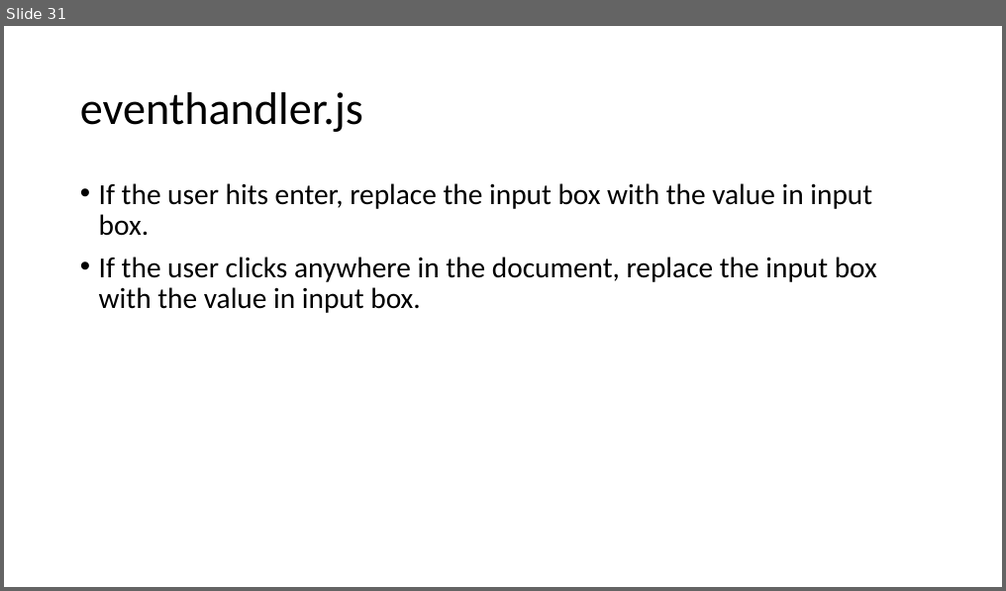
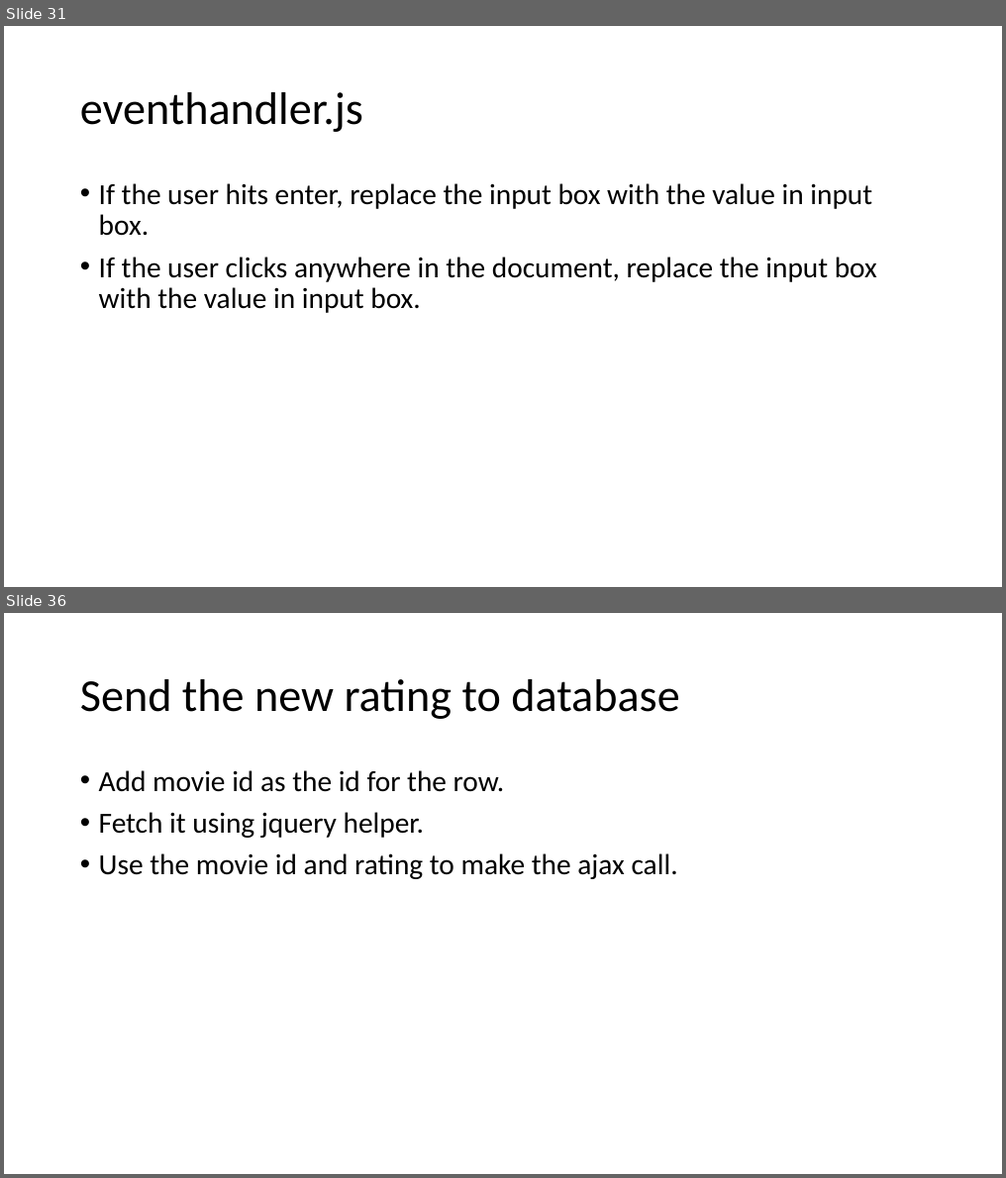
Before and after one commit to DivyaKampalli/movie-rating, a slide deck: Fullstack Tutorial.pptx. Shown one above the other, each under a label of ours: slide 31 before the commit, slides 31 and 36 after it; the slides between them are not shown. The pictures are 1006x591 and 1006x1178 pixels, drawn with LibreOffice and Linux fonts; fonts in the diff are those of the drawing. Boxes give left, top, right and bottom in pixels: in the first picture for what was removed or moved away, otherwise in the second. Text is boxed around its words. In the diff, an @@ line names an element or a change of style, - is before the commit and + after.

```diff
--- a/Fullstack Tutorial.pptx
+++ b/Fullstack Tutorial.pptx
@@ slide 36 added at (4,613,1002,1174), background #FFFFFF @@
@@ title added at (80,679,679,719), 44 pt, text #000000 @@
+Send the new rating to database
@@ text added at (99,770,678,879), 28 pt, text #000000 @@
+• Add movie id as the id for the row.
+• Fetch it using jquery helper.
+• Use the movie id and rating to make the ajax call.
```
Also in this commit, not shown: 1 slide changed, 8 other slides added, 2 other files.
